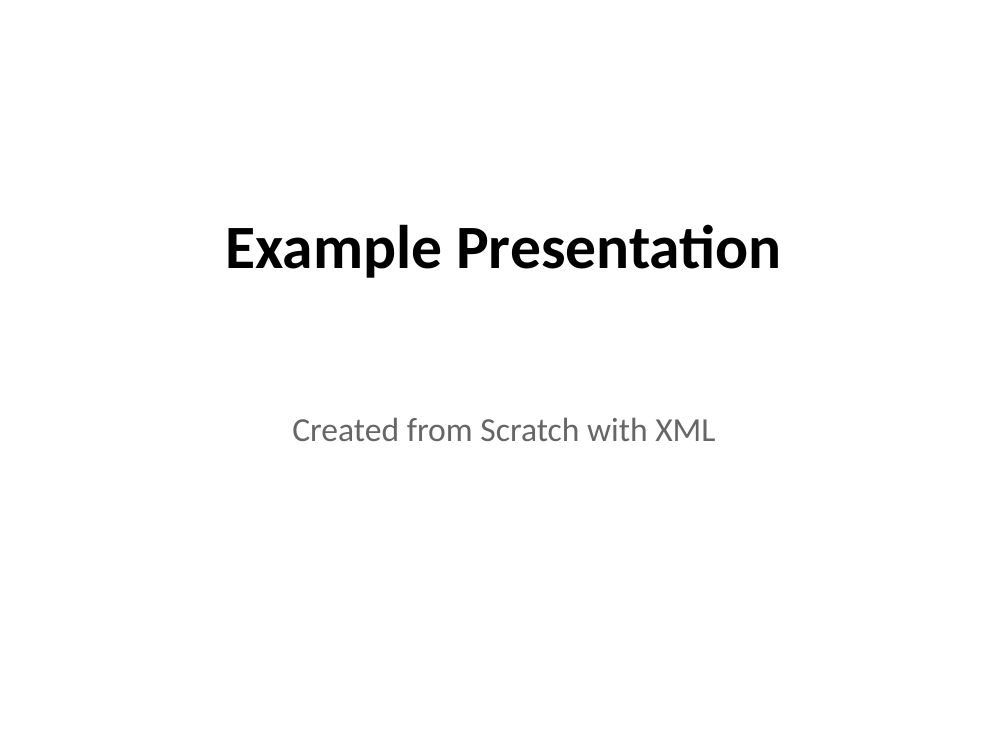
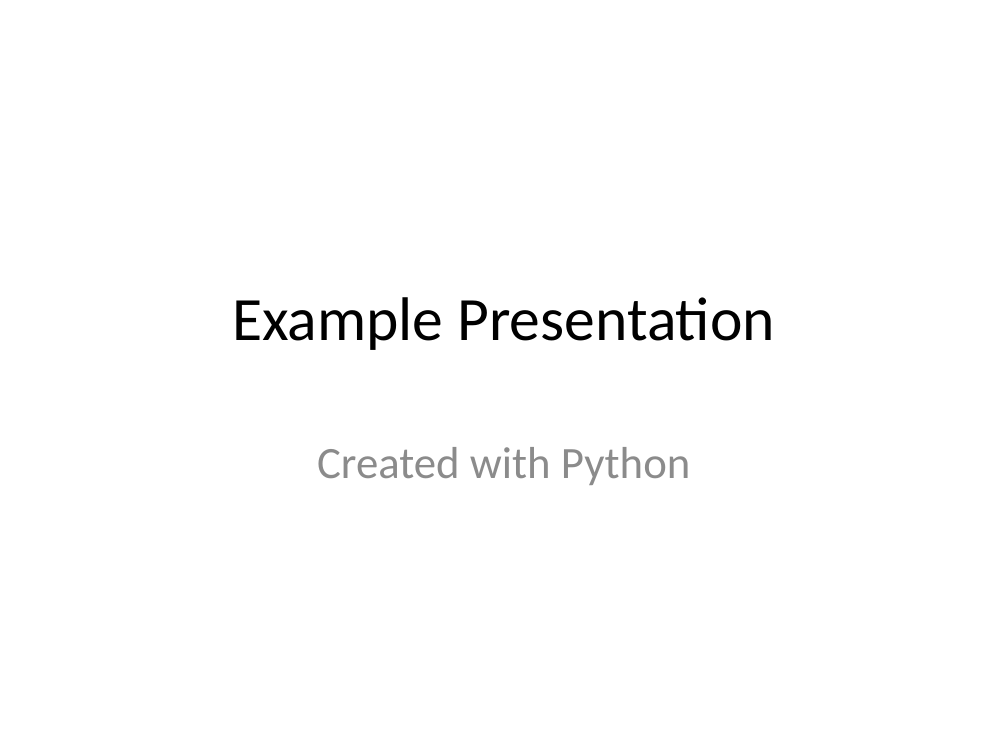
Before and after one commit to RichardScottOZ/powerpoint, a slide deck: slide 1 of examples/simple_example.pptx. Drawn at 1008x756 pixels with LibreOffice and Linux fonts; fonts in the diff are those of the drawing. Boxes give left, top, right and bottom in pixels: in the first picture for what was removed or moved away, otherwise in the second. Text is boxed around its words. In the diff, an @@ line names an element or a change of style, - is before the commit and + after.

```diff
--- a/examples/simple_example.pptx
+++ b/examples/simple_example.pptx
@@ title "Example Presentation": place and size @@
-title "Example Presentation" at (225,224,782,278)
+title "Example Presentation" at (232,297,775,350)
@@ title "Example Presentation" at (232,297,775,350): bold off; vertical alignment top to middle @@
@@ text removed at (292,417,715,441) @@
-Created from Scratch with XML
@@ subtitle added at (317,447,691,485), 32 pt, text #8C8C8C @@
+Created with Python
```
Also in this commit, not shown: 1 other slide changed, 1 slide added, 1 slide removed, 16 other files.
